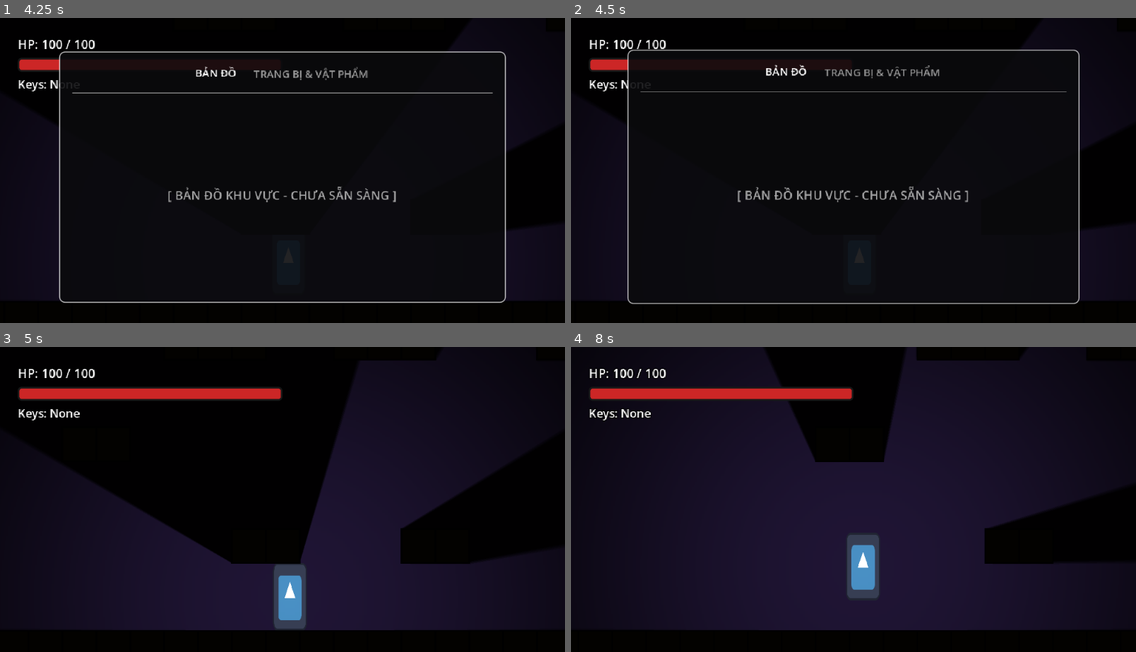
Above: before the commit, frames 1-4 (two rows, left to right).
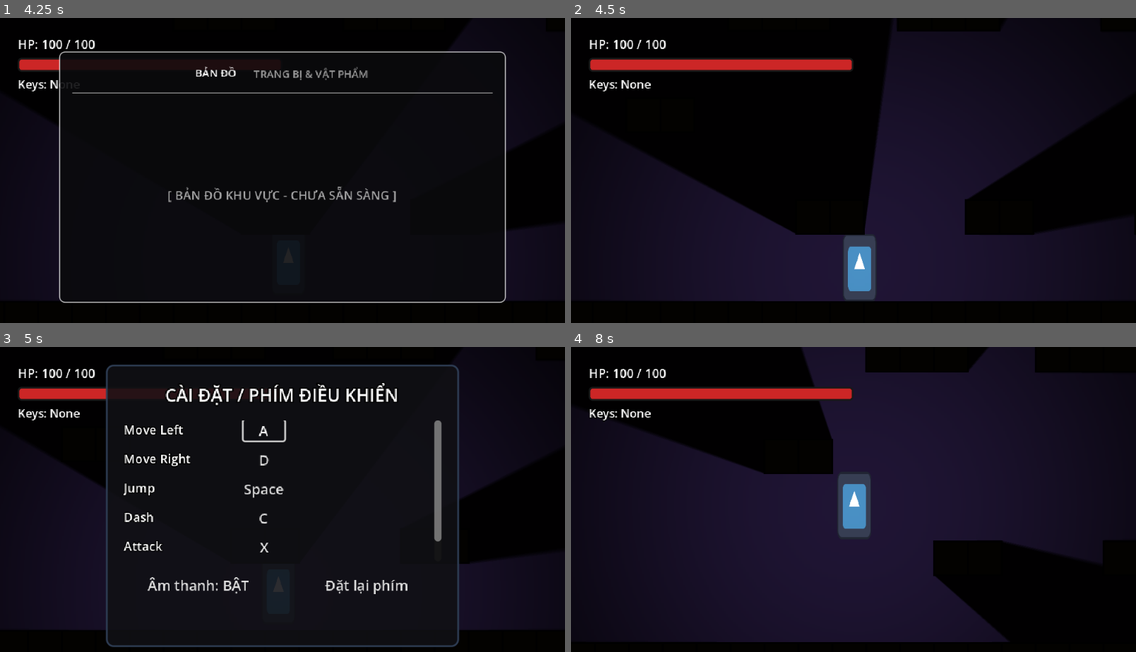
Above: after the commit, the same moments.

Repository: hikarirainbow/New-Project
Game: Godot game, scene res://scenes/levels/sandbox_level.tscn
Same seed, same stepped clock (60 frames per second), same inputs: the game is played once before the commit and once after it. The engine's default icon, where the game draws it, is replaced by a stand-in: a white triangle on a blue panel in a dark square.
Inputs:
- Up to frame 1 (4.25 s): tap Enter at 0.5 s; hold D (move_right) 0.53-2.03 s; tap X (attack) at 0.6, 1.55, 2.1, 3.05, 3.6 s; tap Space (jump) at 0.77, 0.8, 1.07, 1.35, 1.52, 1.82, 2.3, 3.02, 3.32, 3.77, 3.8, 4.07 s; hold A (move_left) 2.03-2.78 s; hold D (move_right) from 2.78 s (still down); tap C (dash) at 2.85 s; tap Alt (inventory) at 4.15 s
- Up to frame 2 (4.5 s): release D (move_right) at 4.28 s; hold A (move_left) from 4.28 s (still down); tap Space (jump) at 4.35 s
- Up to frame 3 (5 s): keep holding A (move_left); tap Space (jump) at 4.52, 4.82 s; tap X (attack) at 4.55 s; tap Escape (ui_cancel) at 4.9 s
- Up to frame 4 (8 s): release A (move_left) at 5.03 s; hold D (move_right) 5.03-5.78 s; tap X (attack) at 5.1, 6.05, 6.6, 7.55 s; tap Space (jump) at 5.3, 6.02, 6.32, 6.77, 6.8, 7.07, 7.35, 7.52, 7.82 s; hold A (move_left) 5.78-7.28 s; tap C (dash) at 5.85 s; hold D (move_right, bound only before the commit) from 7.28 s (still down)

Frame 1 is identical in both runs. In frame 2, 27% of the frame differs, in the area x 9-97%, y 0-94%; in frame 3, 15%; in frame 4, 27%.

Commit message:
Support keyboard controls (Left/Right navigation, Attack selection, Jump global exit) in settings and inventory

Diff:
--- a/scenes/ui/inventory.gd
+++ b/scenes/ui/inventory.gd
@@ -24,6 +24,12 @@
 	switch_tab(0)
 
 func _input(event):
+	# Nếu hành trang đang mở, cho phép nhấn phím Nhảy (Jump) để đóng
+	if Input.is_action_just_pressed("jump") and is_open:
+		toggle_inventory()
+		get_viewport().set_input_as_handled()
+		return
+
 	# Nhấn phím 'inventory' để đóng/mở hành trang
 	if Input.is_action_just_pressed("inventory"):
 		var settings = get_tree().current_scene.get_node_or_null("SettingsMenu")
@@ -31,11 +37,26 @@
 			return # Không cho phép mở nếu menu cài đặt đang mở
 		toggle_inventory()
 		get_viewport().set_input_as_handled()
+		return
 
 	# Nhấn ESC để đóng hành trang nếu nó đang mở
-	elif Input.is_action_just_pressed("ui_cancel") and is_open:
+	if Input.is_action_just_pressed("ui_cancel") and is_open:
 		toggle_inventory()
 		get_viewport().set_input_as_handled()
+		return
+
+	# Điều hướng tab trái/phải bằng các nút di chuyển tương ứng
+	if is_open:
+		if Input.is_action_just_pressed("move_left"):
+			switch_tab(0)
+			get_viewport().set_input_as_handled()
+		elif Input.is_action_just_pressed("move_right"):
+			switch_tab(1)
+			get_viewport().set_input_as_handled()
+		elif Input.is_action_just_pressed("attack"):
+			var active_btn = map_button if active_tab == 0 else items_button
+			active_btn.pressed.emit()
+			get_viewport().set_input_as_handled()
 
 func toggle_inventory():
 	is_open = !is_open
--- a/scenes/ui/settings_menu.gd
+++ b/scenes/ui/settings_menu.gd
@@ -22,14 +22,7 @@
 	setup_remap_buttons()
 
 func _input(event):
-	# Nhấn ESC để đóng/mở menu cài đặt
-	if Input.is_action_just_pressed("ui_cancel"):
-		var inventory = get_tree().current_scene.get_node_or_null("Inventory")
-		if inventory and inventory.is_open:
-			return
-		toggle_menu()
-
-	# Nếu đang chờ nhập phím để thay đổi nút
+	# Nếu đang chờ nhập phím để thay đổi nút (remapping)
 	if is_open and remapping_action != "":
 		if event is InputEventKey and event.is_pressed():
 			var new_keycode = event.physical_keycode
@@ -40,6 +33,37 @@
 				update_button_text(remapping_action, new_keycode)
 
 			remapping_action = ""
+			get_viewport().set_input_as_handled()
+		return
+
+	# Phím nhảy (Jump) làm phím thoát menu
+	if Input.is_action_just_pressed("jump") and is_open:
+		toggle_menu()
+		get_viewport().set_input_as_handled()
+		return
+
+	# Nhấn ESC để đóng/mở menu cài đặt
+	if Input.is_action_just_pressed("ui_cancel"):
+		var inventory = get_tree().current_scene.get_node_or_null("Inventory")
+		if inventory and inventory.is_open:
+			return
+		toggle_menu()
+		get_viewport().set_input_as_handled()
+		return
+
+	# Điều hướng trái/phải để luân chuyển tiêu điểm giữa các nút
+	if is_open:
+		if Input.is_action_just_pressed("move_left"):
+			_navigate_menu(-1)
+			get_viewport().set_input_as_handled()
+		elif Input.is_action_just_pressed("move_right"):
+			_navigate_menu(1)
+			get_viewport().set_input_as_handled()
+		elif Input.is_action_just_pressed("attack"):
+			var current_focus = get_viewport().gui_get_focus_owner()
+			if current_focus is Button:
+				current_focus.pressed.emit()
+			get_viewport().set_input_as_handled()
 
 # Đóng/mở menu cài đặt
 func toggle_menu():
@@ -51,9 +75,46 @@
 		# Hiện chuột khi mở Menu
 		Input.mouse_mode = Input.MOUSE_MODE_VISIBLE
 		setup_remap_buttons() # Tải lại phím bấm mới nhất
+
+		# Tự động focus nút đầu tiên sau khi load
+		await get_tree().process_frame
+		var buttons = _get_menu_buttons()
+		if not buttons.is_empty():
+			buttons[0].grab_focus()
 	else:
 		# Ẩn chuột và khóa vào màn hình khi quay lại chơi game
 		Input.mouse_mode = Input.MOUSE_MODE_CAPTURED
+
+# Thu thập danh sách các nút bấm có thể focus
+func _get_menu_buttons() -> Array[Button]:
+	var list: Array[Button] = []
+	for child in remap_container.get_children():
+		if child is Button:
+			list.append(child)
+	list.append(mute_button)
+	list.append(reset_button)
+	return list
+
+# Điều hướng tiêu điểm nút
+func _navigate_menu(direction: int):
+	var buttons = _get_menu_buttons()
+	if buttons.is_empty():
+		return
+
+	var current_focus = get_viewport().gui_get_focus_owner()
+	var current_index = -1
+
+	if current_focus in buttons:
+		current_index = buttons.find(current_focus)
+
+	var next_index = 0
+	if current_index != -1:
+		next_index = (current_index + direction + buttons.size()) % buttons.size()
+	else:
+		next_index = 0 if direction > 0 else buttons.size() - 1
+
+	buttons[next_index].grab_focus()
+
 
 # Khởi tạo các hàng phím bấm điều khiển để remap
 func setup_remap_buttons():
Not shown: 1 places in scenes/ui/inventory.tscn that only renumber resources
